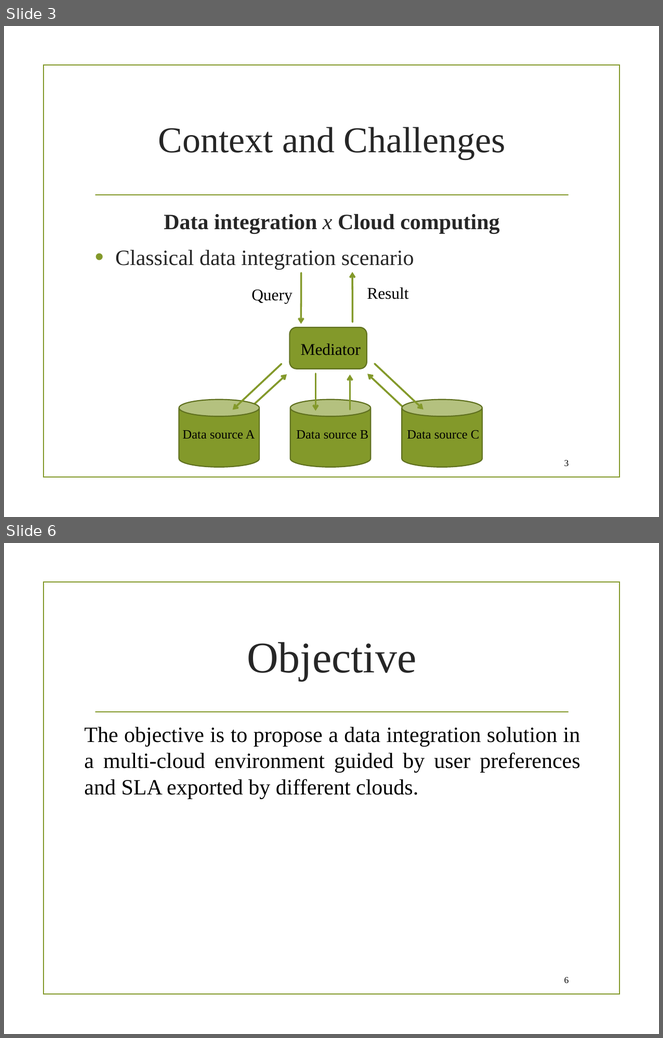
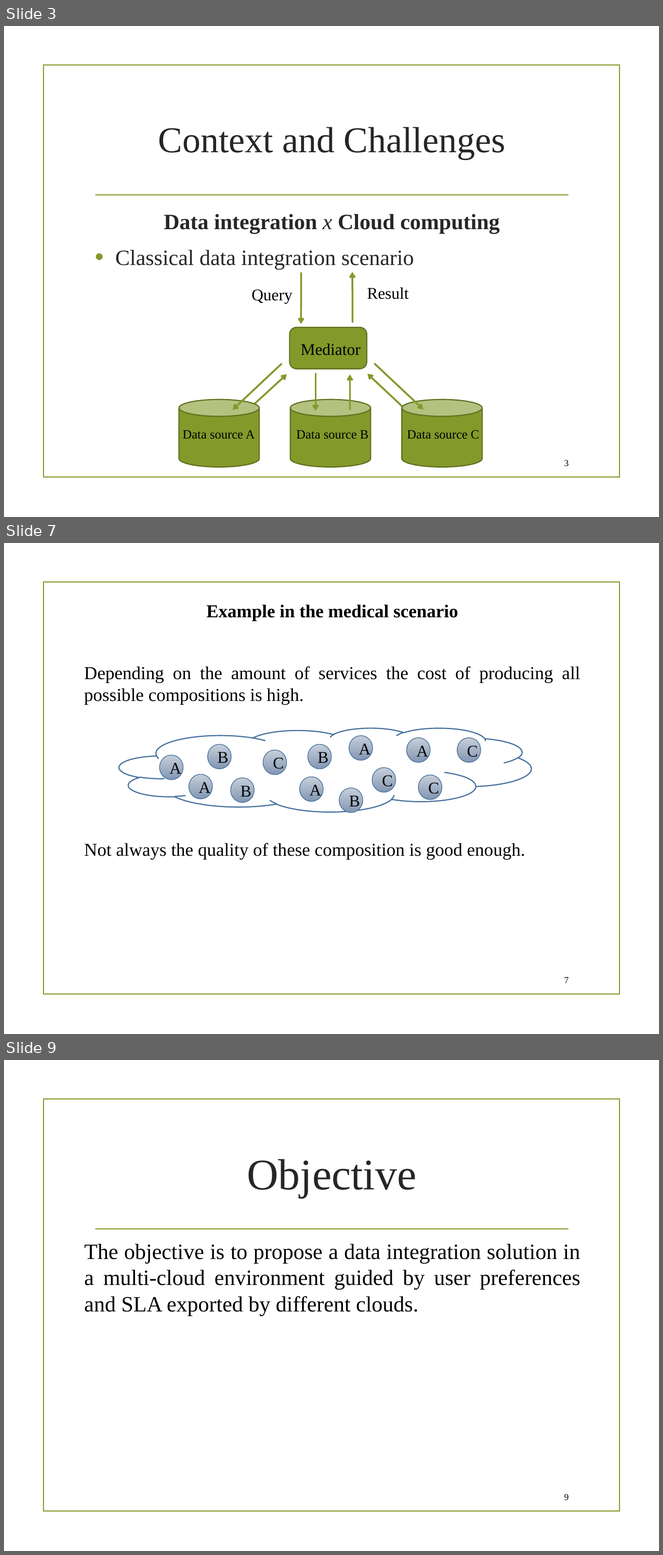
Before and after one commit to danielboni/DanielCarvalho-PhD, a slide deck: Presentations/Magellan/SI presentation 040216.pptx. Shown one above the other, each under a label of ours: slides 3 and 6 before the commit, slides 3, 7 and 9 after it; the slides between them are not shown. The pictures are 663x1038 and 663x1555 pixels, drawn with LibreOffice and Linux fonts; fonts in the diff are those of the drawing; background and template pictures are left out. Boxes give left, top, right and bottom in pixels: in the first picture for what was removed or moved away, otherwise in the second. Text is boxed around its words. In the diff, an @@ line names an element or a change of style, - is before the commit and + after.

Commit message:
scenario and SI presentation

```diff
--- a/Presentations/Magellan/SI presentation 040216.pptx
+++ b/Presentations/Magellan/SI presentation 040216.pptx
@@ slide 7 added at [4,543,659,1034], background picture (left out); not listed: 1 template element that a slide beside it also shows @@
@@ text added at [84,604,580,860], 20 pt, text #000000 @@
+Example in the medical scenario
+Depending on the amount of services the cost of producing all possible compositions is high.
+Not always the quality of these composition is good enough.
@@ group added at [119,728,531,813]: 13 ellipses, 1 cloud @@
+A
+A
+A
+A
+A
+B
+B
+B
+B
+C
+C
+C
+C
@@ page number added at [565,977,569,983], 10 pt, text #000000 @@
+7
@@ what was slide 6 is now slide 9 @@
@@ page number at [565,1494,569,1500]: text changed @@
-6
+9
```
Also in this commit, not shown: 3 slides changed, 2 other slides added, 2 other files.
